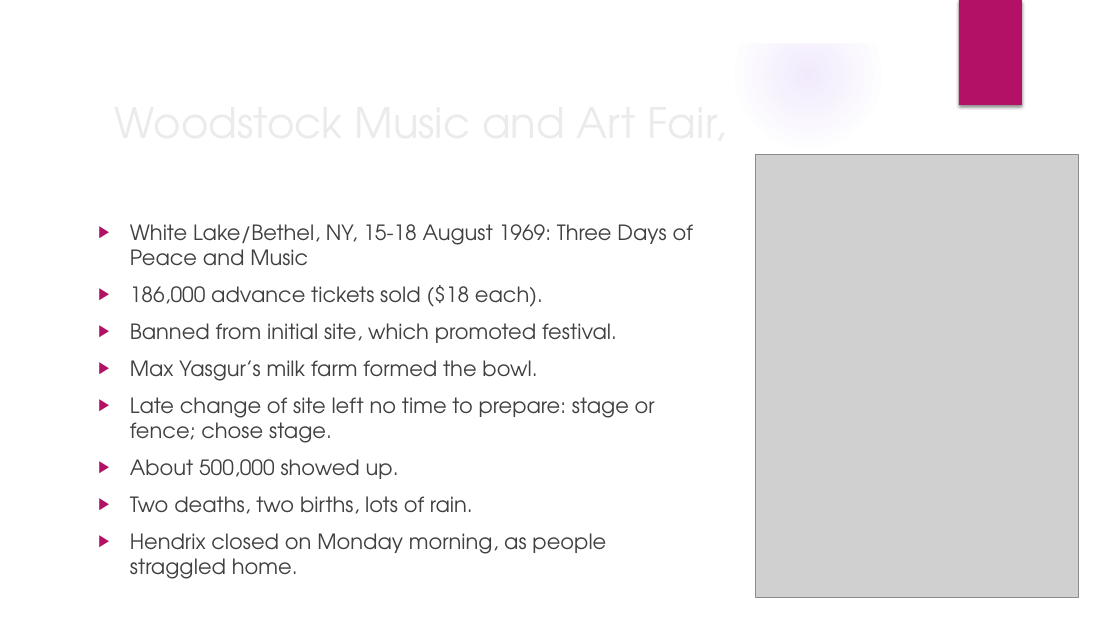
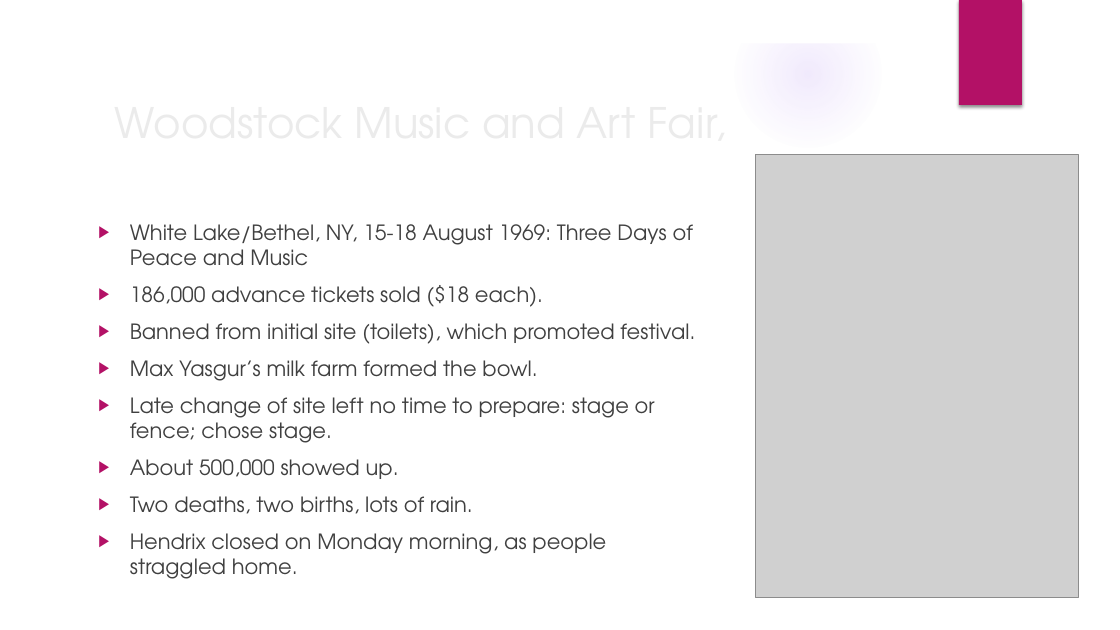
Before and after one commit to mrbaker1917/website, a slide deck: slide 8 of HSTR121/ppts/The late 1960s.pptx. Drawn at 1120x630 pixels with LibreOffice and Linux fonts; fonts in the diff are those of the drawing; grey boxes stand for pictures; background and template pictures are left out. Boxes give left, top, right and bottom in pixels: in the first picture for what was removed or moved away, otherwise in the second. Text is boxed around its words. In the diff, an @@ line names an element or a change of style, - is before the commit and + after.

```diff
--- a/HSTR121/ppts/The late 1960s.pptx
+++ b/HSTR121/ppts/The late 1960s.pptx
@@ text at [130,323,695,344]: text changed @@
-▶ Banned from initial site, which promoted festival.
+▶ Banned from initial site (toilets), which promoted festival.
```
Also in this commit, not shown: 1 other slide changed.
